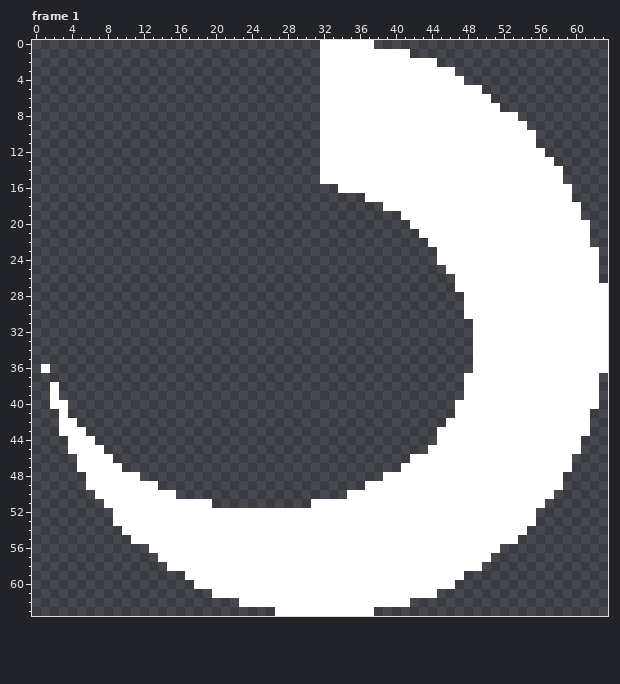
File history of a pixel-art file, Assets/Art/Effects/Skills/Beginner/Skill_FrailSlash.aseprite. The first picture shows the starting point.
64x64 pixels, 3 frames. Shown: frame 1. The commit also changed other frames, which this record leaves out.
And afterwards:
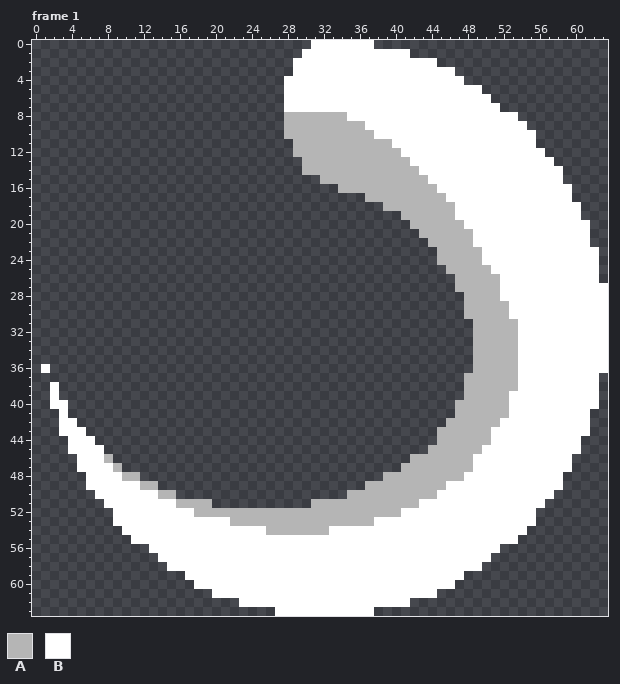
Palette (. is transparent): A #b5b5b5  B #ffffff
The exact change:
layer "Layer 2" added
Frame 1, layers "Layer 2", "Layer 1":
y 0: x 31 . -> B
y 1: x 30..31 .. -> BB
y 2..3: x 29..31 ... -> BBB
y 4..7: x 28..31 .... -> BBBB
y 8: x 28..34 ....BBB -> AAAAAAA
y 9: x 28..36 ....BBBBB -> AAAAAAAAA
y 10: x 28..37 ....BBBBBB -> AAAAAAAAAA
y 11: x 29..39 ...BBBBBBBB -> AAAAAAAAAAA
y 12: x 29..40 ...BBBBBBBBB -> AAAAAAAAAAAA
y 13: x 30..41 ..BBBBBBBBBB -> AAAAAAAAAAAA
y 14: x 30..42 ..BBBBBBBBBBB -> AAAAAAAAAAAAA
y 15: x 32..43 BBBBBBBBBBBB -> AAAAAAAAAAAA
y 16: x 34..44 BBBBBBBBBBB -> AAAAAAAAAAA
y 17: x 37..45 BBBBBBBBB -> AAAAAAAAA
y 18: x 39..46 BBBBBBBB -> AAAAAAAA
y 19: x 41..46 BBBBBB -> AAAAAA
y 20: x 42..47 BBBBBB -> AAAAAA
y 21: x 43..48 BBBBBB -> AAAAAA
y 22: x 44..48 BBBBB -> AAAAA
y 23..24: x 45..49 BBBBB -> AAAAA
y 25: x 46..50 BBBBB -> AAAAA
y 26..27: x 47..51 BBBBB -> AAAAA
y 28: x 48..51 BBBB -> AAAA
y 29..30: x 48..52 BBBBB -> AAAAA
y 31..36: x 49..53 BBBBB -> AAAAA
y 37..38: x 48..53 BBBBBB -> AAAAAA
y 39: x 48..52 BBBBB -> AAAAA
y 40..41: x 47..52 BBBBBB -> AAAAAA
y 42: x 46..51 BBBBBB -> AAAAAA
y 43..44: x 45..50 BBBBBB -> AAAAAA
y 45: x 44..49 BBBBBB -> AAAAAA
y 46: x 8 B -> A; x 42..48 BBBBBBB -> AAAAAAA
y 47: x 9 B -> A; x 41..48 BBBBBBBB -> AAAAAAAA
y 48: x 10..11 BB -> AA; x 39..47 BBBBBBBBB -> AAAAAAAAA
y 49: x 12..13 BB -> AA; x 37..45 BBBBBBBBB -> AAAAAAAAA
y 50: x 14..15 BB -> AA; x 35..44 BBBBBBBBBB -> AAAAAAAAAA
y 51: x 16..19 BBBB -> AAAA; x 31..42 BBBBBBBBBBBB -> AAAAAAAAAAAA
y 52: x 18..40 BBBBBBBBBBBBBBBBBBBBBBB -> AAAAAAAAAAAAAAAAAAAAAAA
y 53: x 22..37 BBBBBBBBBBBBBBBB -> AAAAAAAAAAAAAAAA
y 54: x 26..32 BBBBBBB -> AAAAAAA
